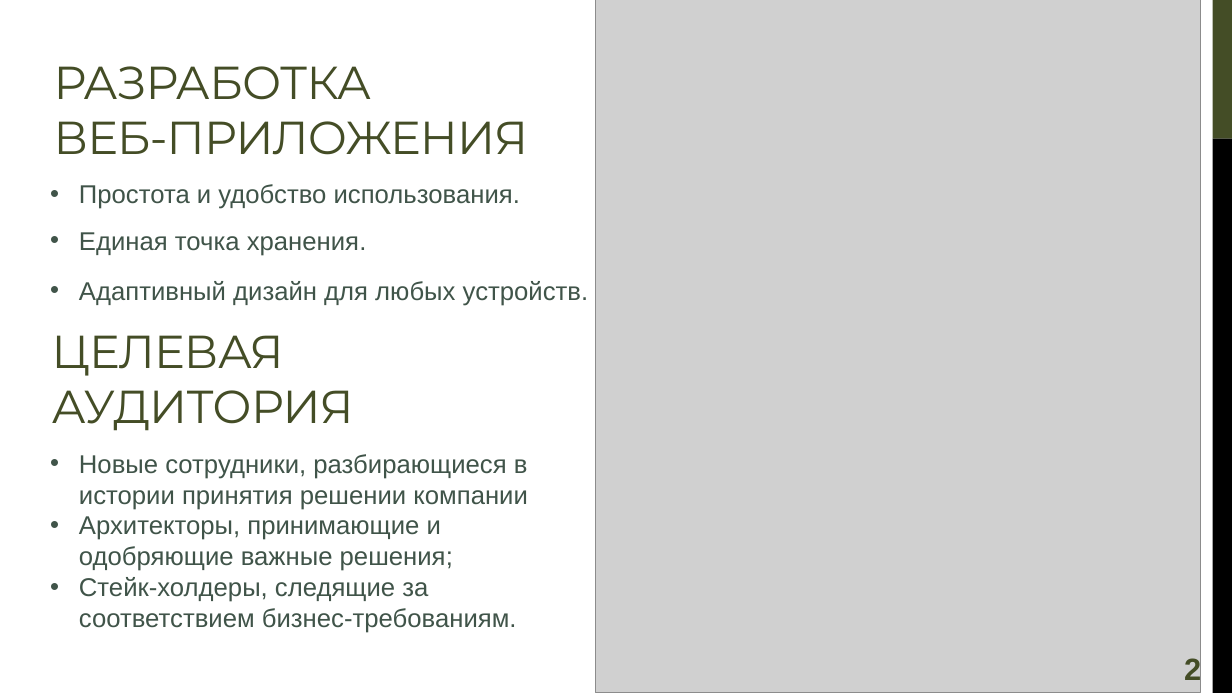
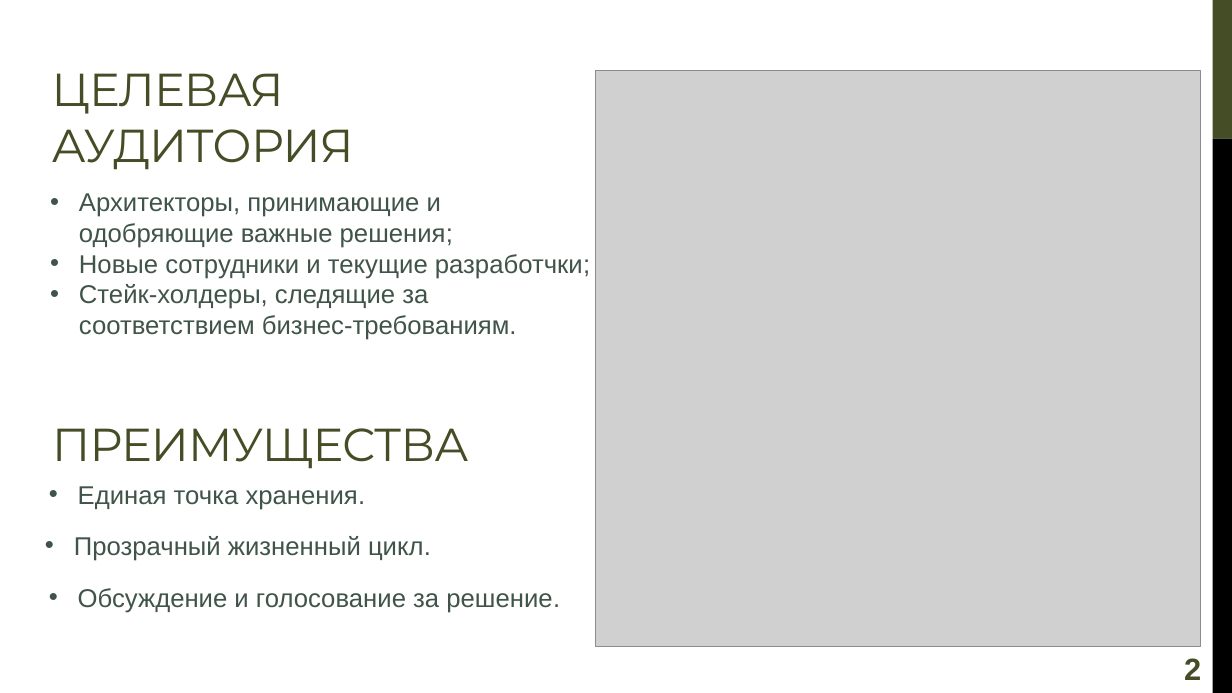
Before and after one commit to CasCadeVR/CADR, a slide deck: slide 2 of docs/КурсоваяРабота_Презентация_Турчанинов.pptx. Drawn at 1232x693 pixels with LibreOffice and Linux fonts; fonts in the diff are those of the drawing; grey boxes stand for pictures. Boxes give left, top, right and bottom in pixels: in the first picture for what was removed or moved away, otherwise in the second. Text is boxed around its words. In the diff, an @@ line names an element or a change of style, - is before the commit and + after.

```diff
--- a/docs/КурсоваяРабота_Презентация_Турчанинов.pptx
+++ b/docs/КурсоваяРабота_Презентация_Турчанинов.pptx
@@ text "ЦЕЛЕВАЯ": place and size @@
-text "ЦЕЛЕВАЯ" at [52, 335, 354, 431]
+text "ЦЕЛЕВАЯ" at [52, 73, 354, 170]
@@ title removed at [54, 66, 529, 155] @@
-РАЗРАБОТКА
-ВЕБ-ПРИЛОЖЕНИЯ
@@ picture: place and size @@
-picture at [595, 0, 1201, 693]
+picture at [595, 70, 1201, 647]
@@ text "Архитекторы, принимающие и одобряющие важные ...": place and size @@
-text "Архитекторы, принимающие и одобряющие важные ..." at [79, 454, 528, 633]
+text "Архитекторы, принимающие и одобряющие важные ..." at [79, 193, 590, 340]
@@ text removed at [79, 184, 520, 209] @@
-• Простота и удобство использования.
@@ text at [79, 254, 590, 279]: paragraph added @@
+• Новые сотрудники и текущие разработчки;
@@ text removed at [79, 281, 588, 306] @@
-• Адаптивный дизайн для любых устройств.
@@ title added at [52, 428, 469, 469], 36 pt, text #444D26 @@
+ПРЕИМУЩЕСТВА
@@ text "Единая точка хранения.": place and size @@
-text "Единая точка хранения." at [79, 232, 367, 256]
+text "Единая точка хранения." at [78, 486, 366, 510]
@@ text at [79, 454, 528, 510]: paragraph removed @@
-• Новые сотрудники, разбирающиеся в истории принятия решении компании
@@ text added at [74, 536, 431, 561], 20 pt, text #405449 @@
+• Прозрачный жизненный цикл.
@@ text added at [78, 588, 560, 613], 20 pt, text #405449 @@
+• Обсуждение и голосование за решение.
```
Also in this commit, not shown: 6 other slides changed, 1 other file.
